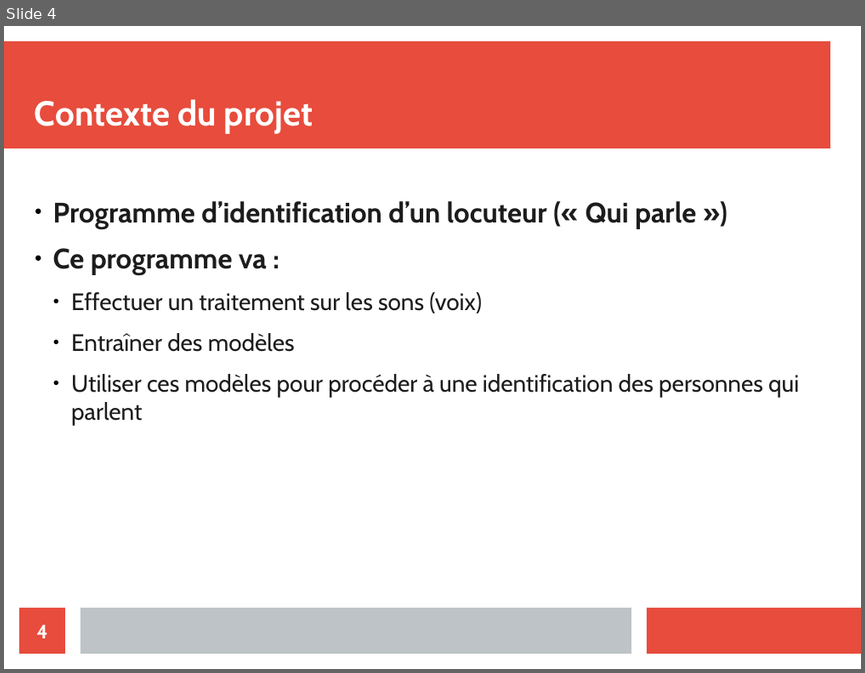
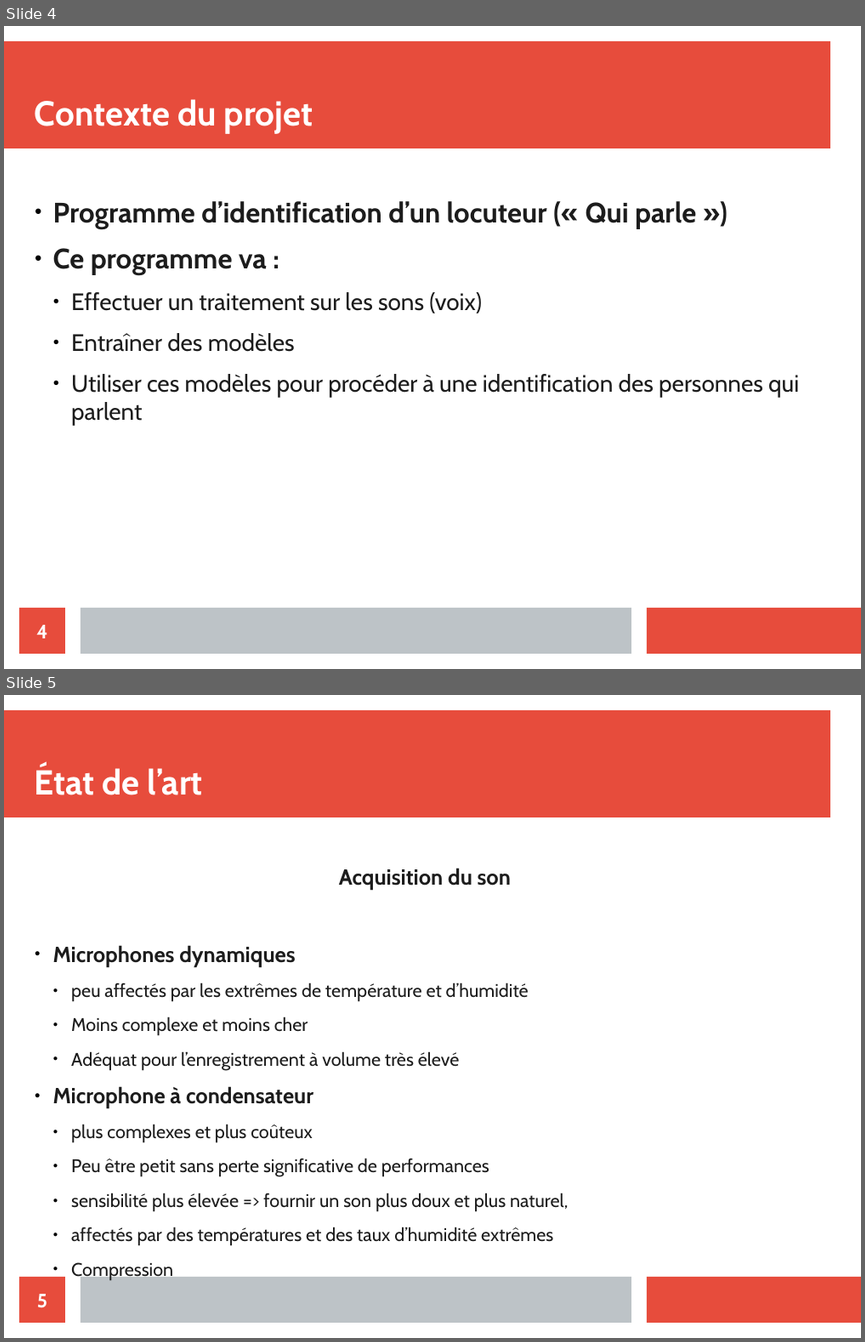
Before and after one commit to bessalahAmar/Speaker-Verification-paris8-, a slide deck: Presentation/diapo.odp. Shown one above the other, each under a label of ours: slide 4 before the commit, slides 4 and 5 after it. The pictures are 865x673 and 865x1342 pixels, drawn with LibreOffice and Linux fonts; fonts in the diff are those of the drawing. Boxes give left, top, right and bottom in pixels: in the first picture for what was removed or moved away, otherwise in the second. Text is boxed around its words. In the diff, an @@ line names an element or a change of style, - is before the commit and + after.

```diff
--- a/Presentation/diapo.odp
+++ b/Presentation/diapo.odp
@@ slide 5 added at [4, 695, 861, 1338], background #FFFFFF; not listed: 3 template elements that a slide beside it also shows @@
@@ title added at [35, 766, 203, 795], 32 pt, text #FFFFFF, bold @@
+État de l’art
@@ text added at [53, 868, 568, 1246], 17.1 pt, text #1C1C1C @@
+Acquisition du son
+● Microphones dynamiques
+  ● peu affectés par les extrêmes de température et d’humidité
+  ● Moins complexe et moins cher
+  ● Adéquat pour l’enregistrement à volume très élevé
+● Microphone à condensateur
+  ● plus complexes et plus coûteux
+  ● Peu être petit sans perte significative de performances
+  ● sensibilité plus élevée => fournir un son plus doux et plus naturel,
+  ● affectés par des températures et des taux d’humidité extrêmes
+  ● Compression
@@ page number added at [19, 1276, 65, 1322], fill #E74C3C, 18 pt, text #FFFFFF, bold @@
+5
```
Also in this commit, not shown: 3 slides changed, 13 other slides added.
